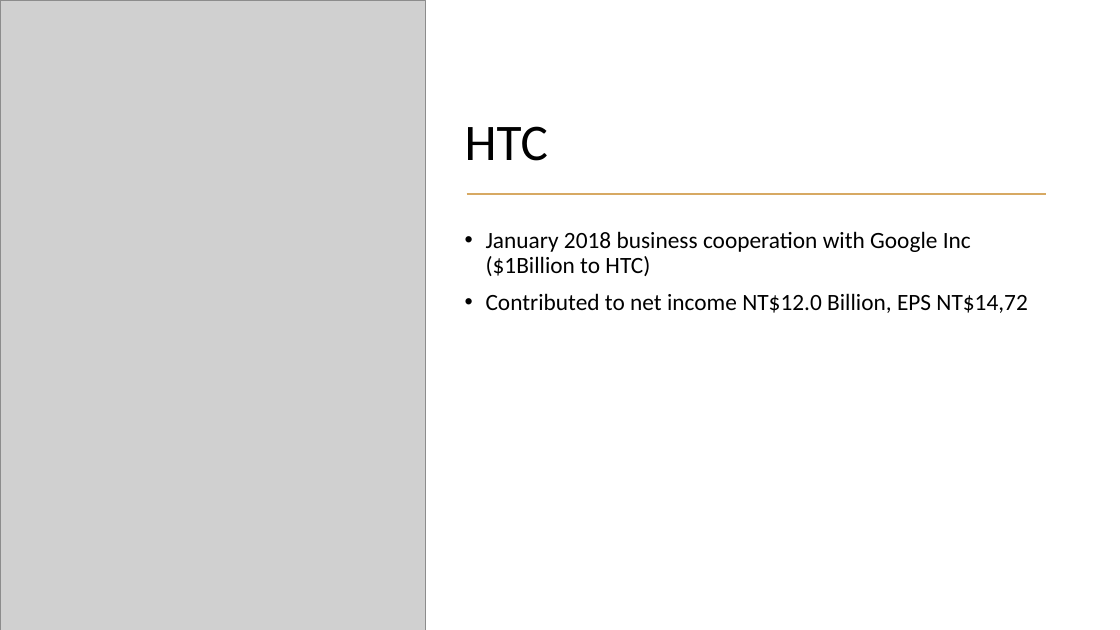
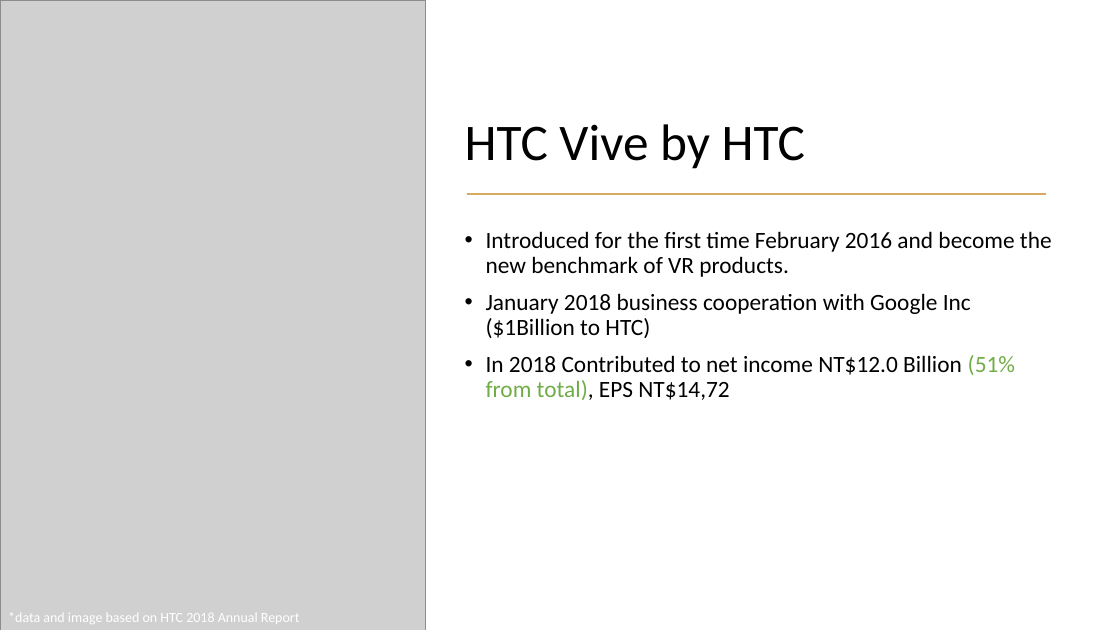
Before and after one commit to basnugroho/ar_vr_analysis, a slide deck: slide 3 of AR VR Company/AR VR Company.pptx (slide 4 before the commit). Drawn at 1120x630 pixels with LibreOffice and Linux fonts; fonts in the diff are those of the drawing; grey boxes stand for pictures. Boxes give left, top, right and bottom in pixels: in the first picture for what was removed or moved away, otherwise in the second. Text is boxed around its words. In the diff, an @@ line names an element or a change of style, - is before the commit and + after.

```diff
--- a/AR VR Company/AR VR Company.pptx
+++ b/AR VR Company/AR VR Company.pptx
@@ title at bbox=[465, 124, 805, 169]: text changed @@
-HTC
+HTC Vive by HTC
@@ text at bbox=[486, 231, 1052, 277]: paragraph added @@
+• Introduced for the first time February 2016 and become the new benchmark of VR products.
@@ text at bbox=[486, 355, 1015, 400]: text changed @@
-• Contributed to net income NT$12.0 Billion, EPS NT$14,72
+• In 2018 Contributed to net income NT$12.0 Billion (51% from total), EPS NT$14,72
@@ text added at bbox=[8, 613, 300, 624], 12 pt, text #FFFFFF @@
+*data and image based on HTC 2018 Annual Report
```
Also in this commit, not shown: 2 slides added, 1 other file.
